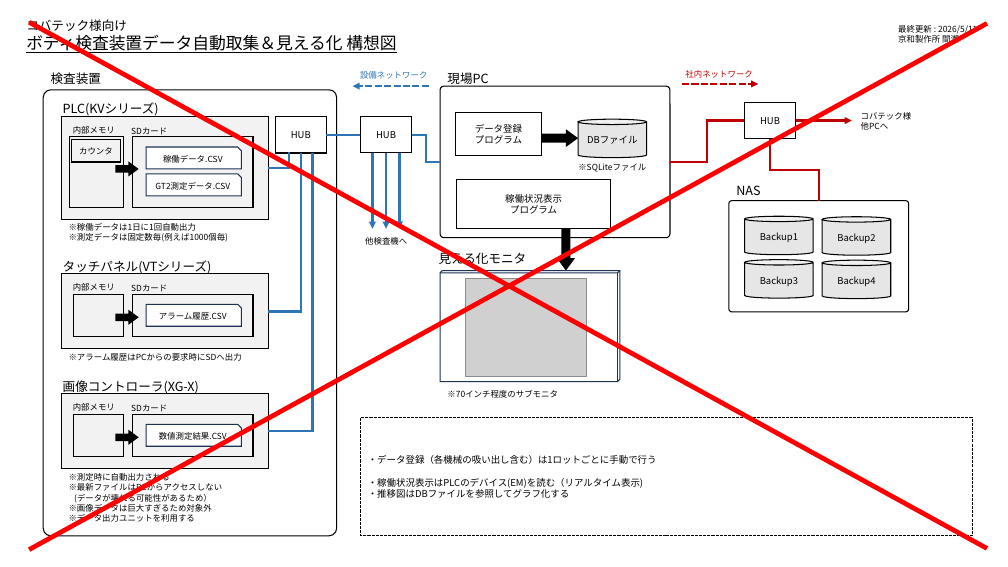
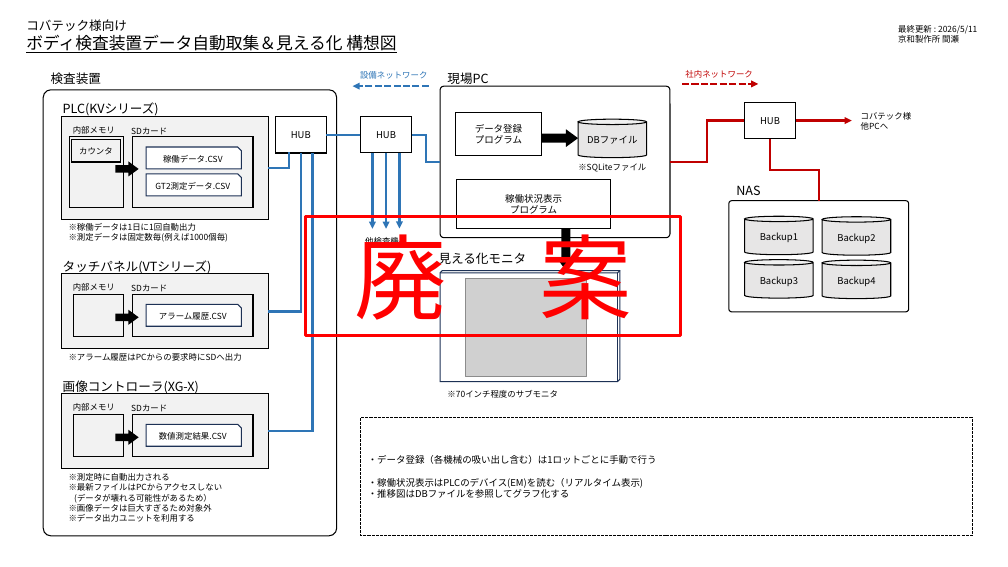
Before and after one commit to BUMZOH/body_inspect_visualize_coba, a slide deck: slide 9 of docs/工場見える化構想.pptx (slide 1 before the commit). Drawn at 1008x567 pixels with LibreOffice and Linux fonts; fonts in the diff are those of the drawing; grey boxes stand for pictures. Boxes give left, top, right and bottom in pixels: in the first picture for what was removed or moved away, otherwise in the second. Text is boxed around its words. In the diff, an @@ line names an element or a change of style, - is before the commit and + after.

```diff
--- a/docs/工場見える化構想.pptx
+++ b/docs/工場見える化構想.pptx
@@ line removed from (29, 550) to (988, 23) @@
@@ line removed from (29, 22) to (988, 548) @@
@@ rectangle added at box(306, 216, 681, 336), outline #FF0000 3 pt, 88 pt, text #FF0000 @@
+廃 案
```
Also in this commit, not shown: 6 other slides changed, 3 slides added, 8 other files.
